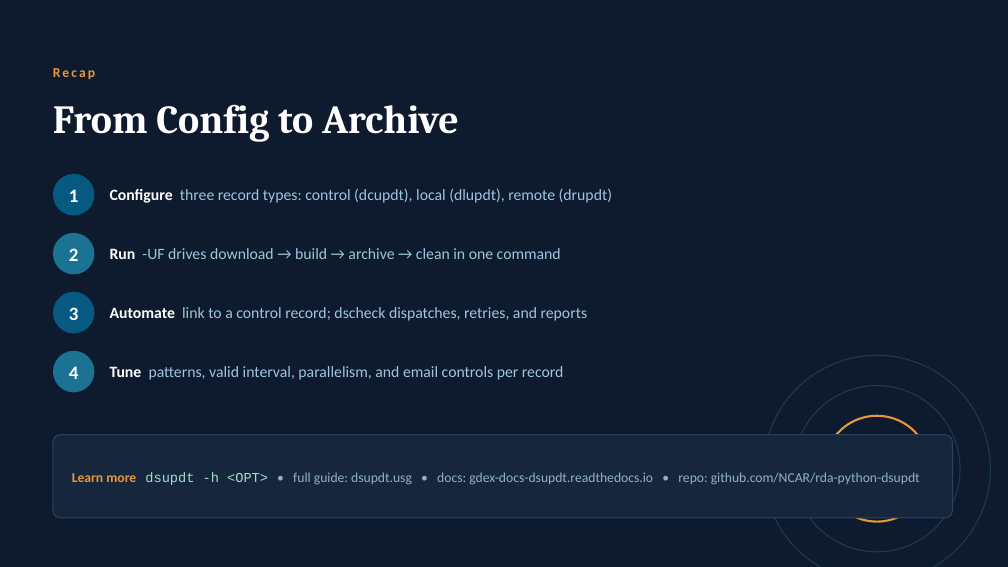
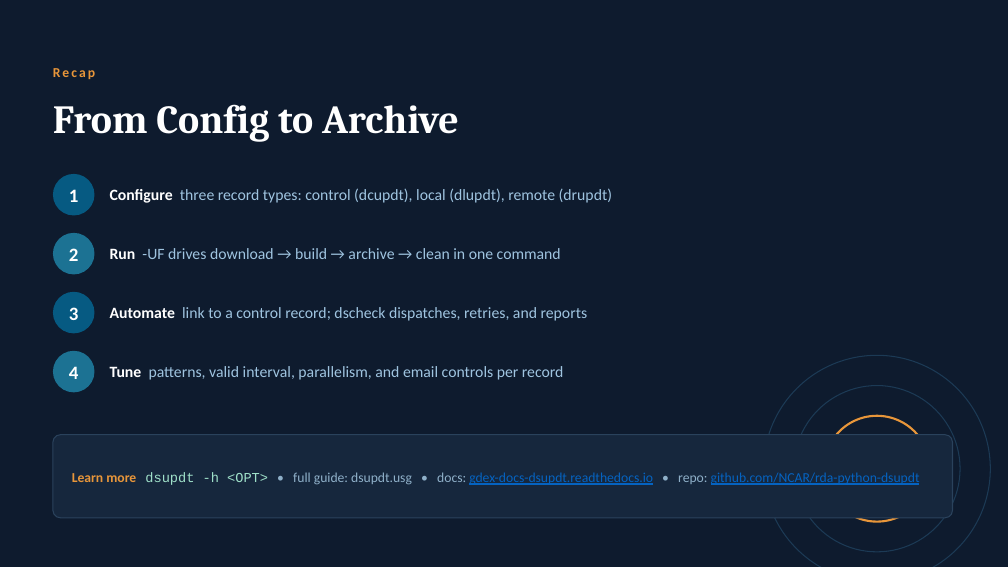
Before and after one commit to NCAR/rda-python-dsupdt, a slide deck: slide 25 of docs/slides/dsupdt_guide.pptx. Drawn at 1008x567 pixels with LibreOffice and Linux fonts; fonts in the diff are those of the drawing. Boxes give left, top, right and bottom in pixels: in the first picture for what was removed or moved away, otherwise in the second. Text is boxed around its words. In the diff, an @@ line names an element or a change of style, - is before the commit and + after.

Commit message:
make repo/PyPI/Read the Docs links real clickable hyperlinks

```diff
--- a/docs/slides/dsupdt_guide.pptx
+++ b/docs/slides/dsupdt_guide.pptx
@@ text "Learn more dsupdt -h <OPT> ..." at [72,472,920,485]: text colour #8FB0C9 to #0563C1, underline on in "gdex-docs-dsupdt.readthedocs.io github.com/NCAR/rda-python-d ..." @@
```
Also in this commit, not shown: 2 other slides changed, 2 other files.
